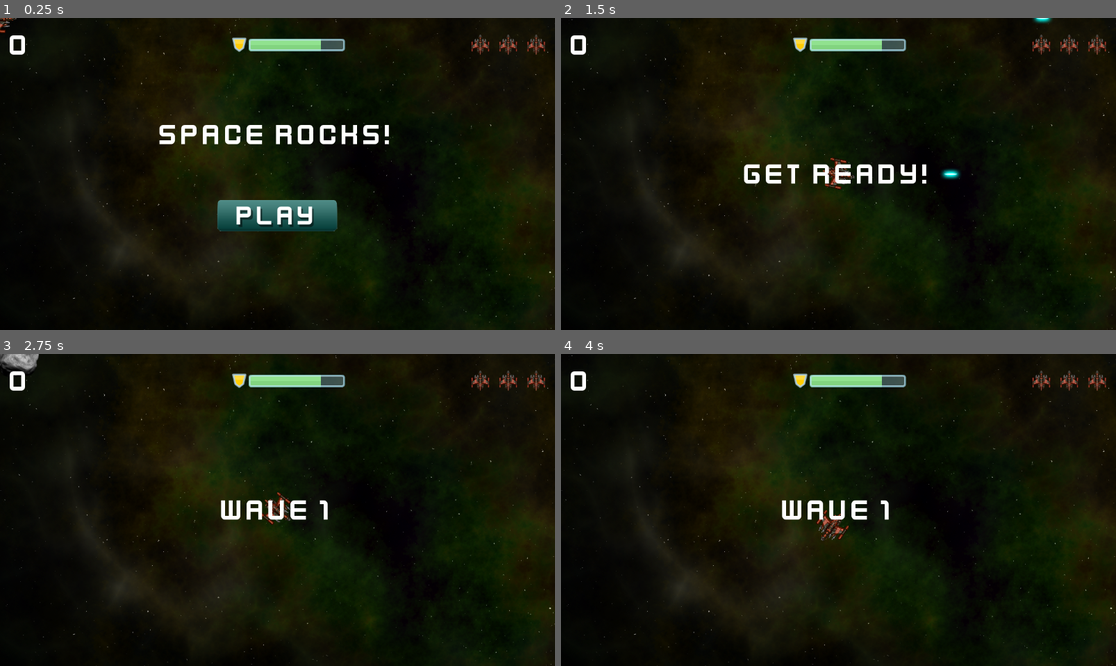
Above: before the commit, frames 1-4 (two rows, left to right).
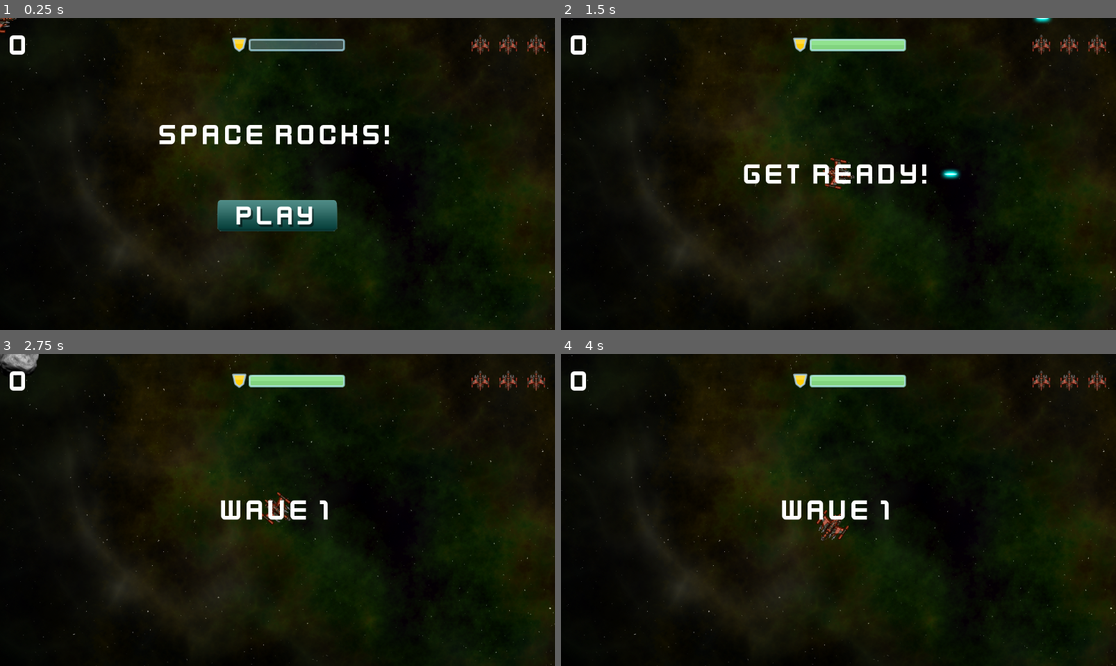
Above: after the commit, the same moments.

Repository: evgenicode/asteroids-2d-arcade
Game: Godot game, scene res://main/main.tscn
The game is run twice, just before and just after one commit, with the same random seed, the same clock (stepped at 60 frames per second) and the same inputs.
Inputs (mouse positions are in pixels of both pictures, inside the frame that each line leads up to):
- Up to frame 1 (0.25 s): no input
- Up to frame 2 (1.5 s): click (838, 214) at 0.5 s; tap Enter at 1.25 s; hold D (rotate_right) from 1.28 s (still down); hold Space (shoot) from 1.28 s (still down)
- Up to frame 3 (2.75 s): release D (rotate_right) at 2.03 s; release Space (shoot) at 2.03 s; hold A (rotate_left) from 2.03 s (still down); tap Space (shoot) at 2.1 s
- Up to frame 4 (4 s): release A (rotate_left) at 2.78 s; hold D (rotate_right) 2.78-3.53 s; hold Space (shoot) 2.78-3.53 s; hold W (thrust) from 3.53 s (still down); tap Space (shoot) at 3.6 s

The runs differ from the first frame. In frame 1, 0.5% of the frame differs, in the area x 44-58%, y 6-11%; in frame 2, 0.2%; in frame 3, 0.2%; in frame 4, 0.2%.

Commit message:
add shield hud

Diff:
--- a/HUD/hud.gd
+++ b/HUD/hud.gd
@@ -13,6 +13,14 @@
 	"yellow": preload("res://assets/bar_yellow_200.png"),
 	"red": preload("res://assets/bar_red_200.png")
 }
+
+func update_shield(value):
+	shield_bar.texture_progress = bar_textures["green"]
+	if value < 0.4:
+		shield_bar.texture_progress = bar_textures["red"]
+	elif value < 0.7:
+		shield_bar.texture_progress = bar_textures["yellow"]
+	shield_bar.value = value
 
 func show_message(text):
 	message.text = text
--- a/main/main.tscn
+++ b/main/main.tscn
@@ -38,5 +38,6 @@
 
 [connection signal="dead" from="Player" to="." method="game_over"]
 [connection signal="lives_changed" from="Player" to="HUD" method="update_lives"]
+[connection signal="shield_changed" from="Player" to="HUD" method="update_shield"]
 [connection signal="start_game" from="HUD" to="." method="new_game"]
 [connection signal="timeout" from="EnemyTimer" to="." method="_on_enemy_timer_timeout"]
